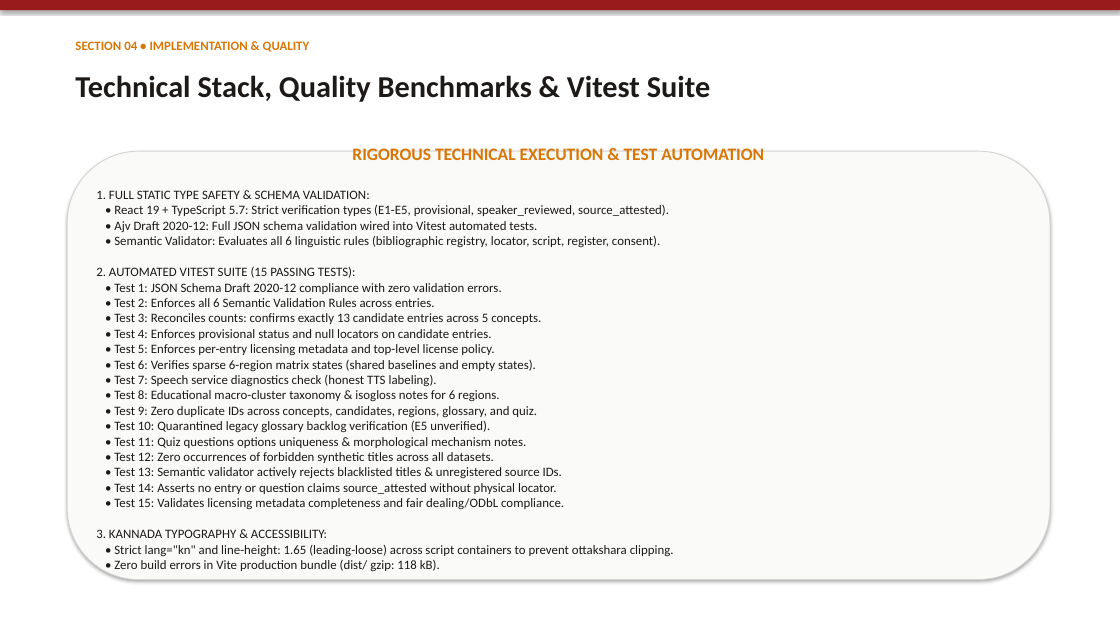
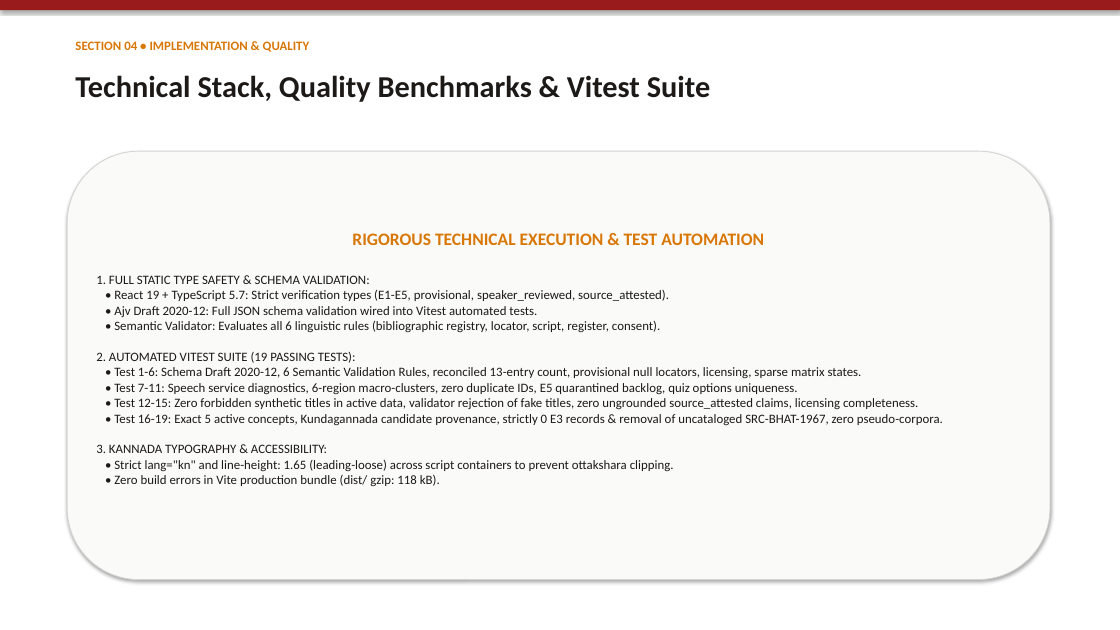
Before and after one commit to anandaram240-wq/yatrika-ai, a slide deck: slide 5 of Namma_Kannada_Regional_Explorer_Presentation.pptx. Drawn at 1120x630 pixels with LibreOffice and Linux fonts; fonts in the diff are those of the drawing. Boxes give left, top, right and bottom in pixels: in the first picture for what was removed or moved away, otherwise in the second. Text is boxed around its words. In the diff, an @@ line names an element or a change of style, - is before the commit and + after.

Commit message:
fix(provenance): Phase 3.1 close data-trust defects (E3 reclassification to 0, removal of uncataloged SRC-BHAT-1967, elimination of pseudo-corpora, 19 passing tests)

```diff
--- a/Namma_Kannada_Regional_Explorer_Presentation.pptx
+++ b/Namma_Kannada_Regional_Explorer_Presentation.pptx
@@ text in rounded rectangle at (x1=96, y1=275, x2=943, y2=486): text changed @@
-1. FULL STATIC TYPE SAFETY & SCHEMA VALIDATION:
-• React 19 + TypeScript 5.7: Strict verification types (E1-E5, provisional, speaker_reviewed, source_attested).
-• Ajv Draft 2020-12: Full JSON schema validation wired into Vitest automated tests.
-• Semantic Validator: Evaluates all 6 linguistic rules (bibliographic registry, locator, script, register, consent).
-2. AUTOMATED VITEST SUITE (15 PASSING TESTS):
-• Test 1: JSON Schema Draft 2020-12 compliance with zero validation errors.
-• Test 2: Enforces all 6 Semantic Validation Rules across entries.
-• Test 3: Reconciles counts: confirms exactly 13 candidate entries across 5 concepts.
-• Test 4: Enforces provisional status and null locators on candidate entries.
-• Test 5: Enforces per-entry licensing metadata and top-level license policy.
-• Test 6: Verifies sparse 6-region matrix states (shared baselines and empty states).
-• Test 7: Speech service diagnostics check (honest TTS labeling).
-• Test 8: Educational macro-cluster taxonomy & isogloss notes for 6 regions.
-• Test 9: Zero duplicate IDs across concepts, candidates, regions, glossary, and quiz.
-• Test 10: Quarantined legacy glossary backlog verification (E5 unverified).
-• Test 11: Quiz questions options uniqueness & morphological mechanism notes.
-• Test 12: Zero occurrences of forbidden synthetic titles across all datasets.
-• Test 13: Semantic validator actively rejects blacklisted titles & unregistered source IDs.
-• Test 14: Asserts no entry or question claims source_attested without physical locator.
-• Test 15: Validates licensing metadata completeness and fair dealing/ODbL compliance.
-3. KANNADA TYPOGRAPHY & ACCESSIBILITY:
-• Strict lang="kn" and line-height: 1.65 (leading-loose) across script containers to prevent ottakshara clipping.
-• Zero build errors in Vite production bundle (dist/ gzip: 118 kB).
+1. FULL STATIC TYPE SAFETY & SCHEMA VALIDATION:
+• React 19 + TypeScript 5.7: Strict verification types (E1-E5, provisional, speaker_reviewed, source_attested).
+• Ajv Draft 2020-12: Full JSON schema validation wired into Vitest automated tests.
+• Semantic Validator: Evaluates all 6 linguistic rules (bibliographic registry, locator, script, register, consent).
+2. AUTOMATED VITEST SUITE (19 PASSING TESTS):
+• Test 1-6: Schema Draft 2020-12, 6 Semantic Validation Rules, reconciled 13-entry count, provisional null locators, licensing, sparse matrix states.
+• Test 7-11: Speech service diagnostics, 6-region macro-clusters, zero duplicate IDs, E5 quarantined backlog, quiz options uniqueness.
+• Test 12-15: Zero forbidden synthetic titles in active data, validator rejection of fake titles, zero ungrounded source_attested claims, licensing completeness.
+• Test 16-19: Exact 5 active concepts, Kundagannada candidate provenance, strictly 0 E3 records & removal of uncataloged SRC-BHAT-1967, zero pseudo-corpora.
+3. KANNADA TYPOGRAPHY & ACCESSIBILITY:
+• Strict lang="kn" and line-height: 1.65 (leading-loose) across script containers to prevent ottakshara clipping.
+• Zero build errors in Vite production bundle (dist/ gzip: 118 kB).
```
Also in this commit, not shown: 8 other files.
